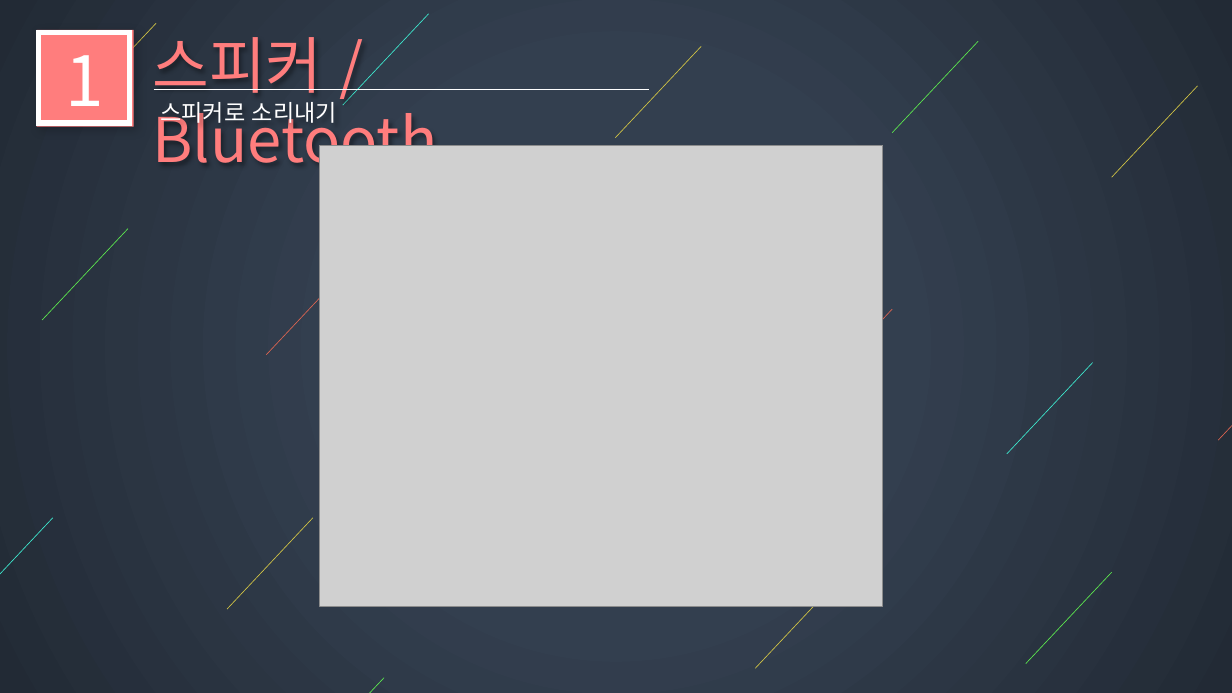
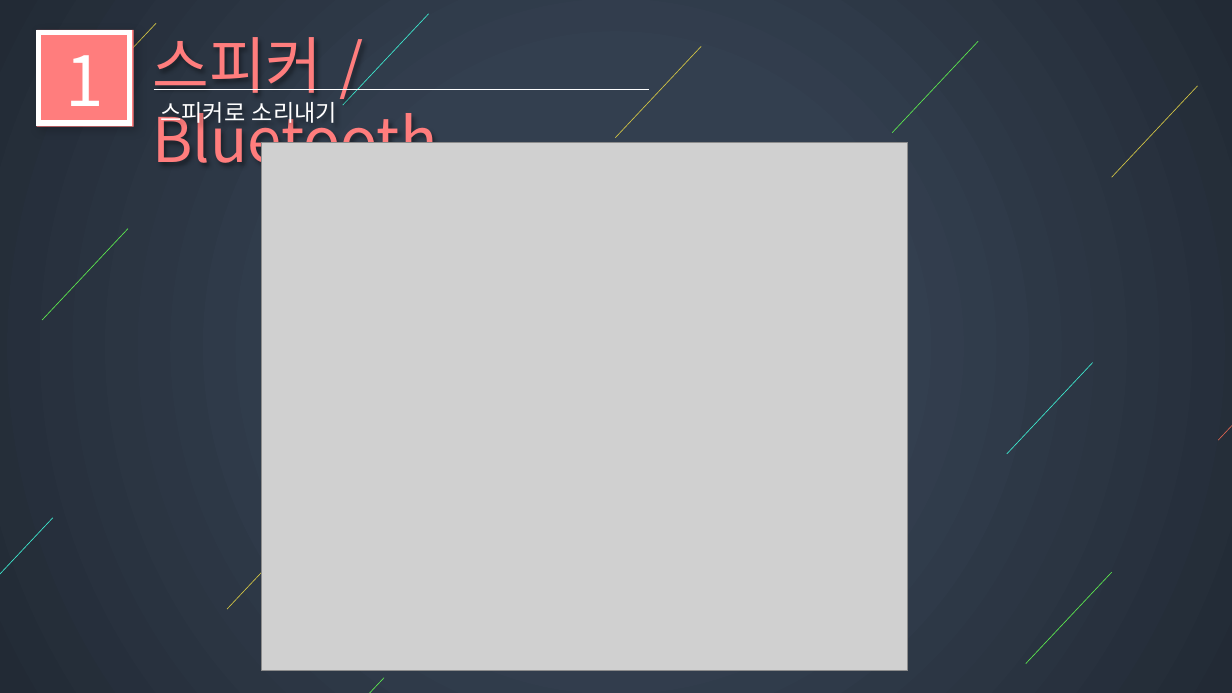
Before and after one commit to I-got-new-RC-car-bro/LecturePlan, a slide deck: slide 6 of lecture_plan/6차시/presentation/6차시 ppt.pptx. Drawn at 1232x693 pixels with LibreOffice and Linux fonts; fonts in the diff are those of the drawing; grey boxes stand for pictures; background and template pictures are left out. Boxes give left, top, right and bottom in pixels: in the first picture for what was removed or moved away, otherwise in the second. Text is boxed around its words. In the diff, an @@ line names an element or a change of style, - is before the commit and + after.

```diff
--- a/lecture_plan/6차시/presentation/6차시 ppt.pptx
+++ b/lecture_plan/6차시/presentation/6차시 ppt.pptx
@@ picture: place and size @@
-picture at <box>320,145,883,606</box>
+picture at <box>262,142,908,671</box>
@@ line removed from (352, 263) to (266, 355) @@
@@ line removed from (893, 310) to (807, 400) @@
@@ line removed from (841, 577) to (755, 668) @@
```
Also in this commit, not shown: 2 other slides changed, 1 other file.
